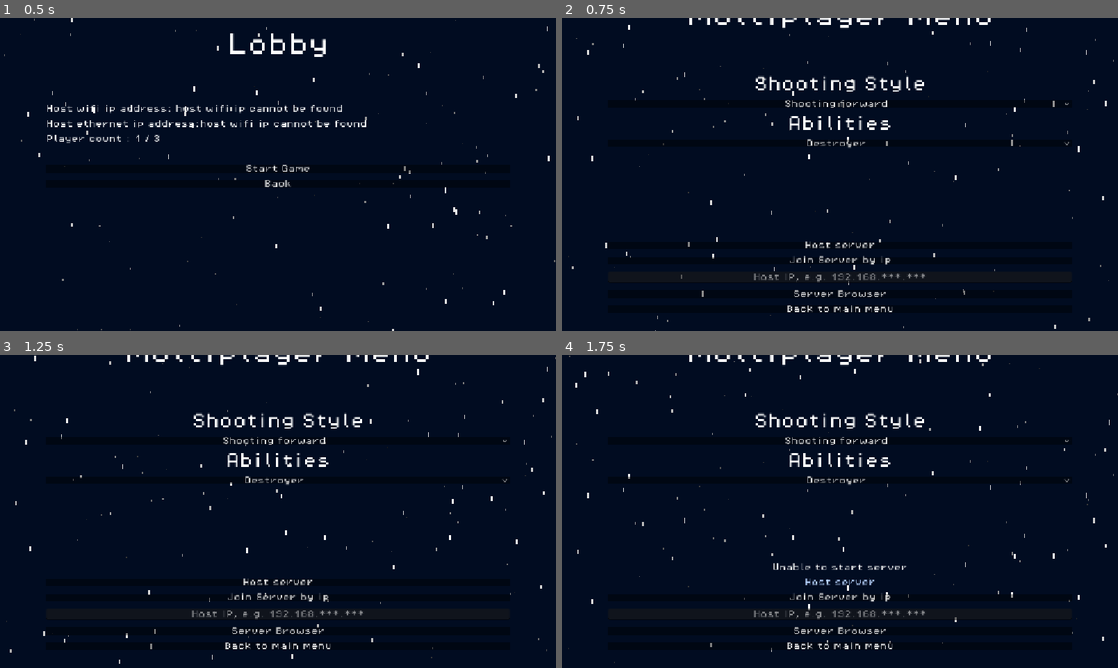
Above: before the commit, frames 1-4 (two rows, left to right).
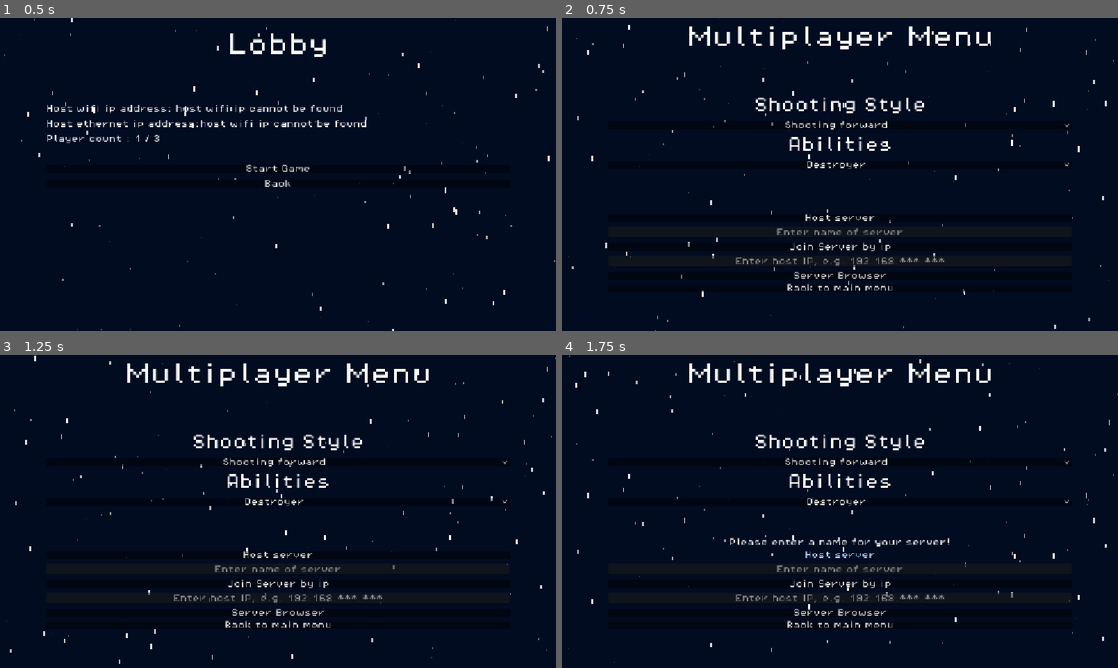
Above: after the commit, the same moments.

Repository: Draftier/Geometric-Invasion-CSS-497
Game: Godot game, scene res://multiplayer_lobby_menu.tscn
Two runs of this game, one before a commit and one after it. Both use one fixed random seed, a clock stepped at 60 frames per second and the inputs below. This scene is started directly instead of the project's main scene. The engine's default icon, where the game draws it, is replaced by a stand-in: a white triangle on a blue panel in a dark square.
Inputs:
- Up to frame 1 (0.5 s): no input
- Up to frame 2 (0.75 s): click "Back" at 0.5 s
- Up to frame 3 (1.25 s): no input
- Up to frame 4 (1.75 s): click "Host server" at 1.25 s

Frame 1 is identical in both runs. In frame 2, 5.2% of the frame differs, in the area x 11-92%, y 0-94%; in frame 3, 5.2%; in frame 4, 5.7%, in the area x 11-92%, y 0-95%.
Error before the commit: Invalid assignment of property or key 'name' with value of type 'String' on a base object of type 'GDScript'. (res://network_manager.gd:203)

Commit message:
Added code to broadcast server information packets

Diff:
--- a/geometric-invasion/multiplayer_lobby_menu.gd
+++ b/geometric-invasion/multiplayer_lobby_menu.gd
@@ -7,12 +7,17 @@
 @onready var start_game_warning_label = %StartGameWarningLabel
 @onready var ethernet_ip_label = %EthernetIpLabel
 
+@onready var broad_cast_timer : Timer = %BroadcastTimer
+
 # Variable to keep track of the number of players
 var num_players : int = 0
 
 func _ready() -> void:
-	# Start broadcasting to the clients
-	NetworkManager.set_up_broadcast_port("Foo")
+	# Setup the broadcast port
+	NetworkManager.set_up_broadcast_port(NetworkManager.server_dictionary.name)
+
+	# Start broadcasting to clients
+	broad_cast_timer.start()
 
 	# Connecting signals to update number of players based on
 	# - Peer connected
@@ -93,3 +98,6 @@
 func _update_player_count() -> void:
 	num_players = multiplayer.get_peers().size() + 1
 	player_count_label.text = "Player count : " + str(num_players) + " / 3"
+
+func _on_broadcast_timer_timeout() -> void:
+	NetworkManager.broadcast_server_information()
--- a/geometric-invasion/multiplayer_lobby_menu.tscn
+++ b/geometric-invasion/multiplayer_lobby_menu.tscn
@@ -84,5 +84,9 @@
 theme_override_font_sizes/font_size = 48
 horizontal_alignment = 1
 
+[node name="BroadcastTimer" type="Timer" parent="." unique_id=1694062293]
+unique_name_in_owner = true
+
 [connection signal="pressed" from="MarginContainer/Lobby/MarginContainer/VBoxContainer/StartGameButton" to="." method="_on_start_game_button_pressed"]
 [connection signal="pressed" from="MarginContainer/Lobby/MarginContainer/VBoxContainer/BackButton" to="." method="_on_back_button_pressed"]
+[connection signal="timeout" from="BroadcastTimer" to="." method="_on_broadcast_timer_timeout"]
--- a/geometric-invasion/network_manager.gd
+++ b/geometric-invasion/network_manager.gd
@@ -26,7 +26,7 @@
 class ServerInfo:
 	var server_ip : String
 	var server_port : int
-	var server_dictionary
+	var server_dictionary : Dictionary = {}
 
 # Dictionary sent from server to clients to represent server name and player count
 var server_dictionary = {"name":"name", "player_count": 0}
@@ -198,10 +198,10 @@
 		print("Failed to bind to listen port!")
 
 func set_up_broadcast_port(name : String) -> void:
-	var server_info = ServerInfo
-
-	server_info.name = name
-	server_info.player_count = multiplayer.get_peers().size() + 1
+	var server_info = ServerInfo.new()
+
+	server_info.server_dictionary["name"] = name
+	server_info.server_dictionary["player_count"] = multiplayer.get_peers().size() + 1
 
 	broadcast_peer = PacketPeerUDP.new()
 	broadcast_peer.set_broadcast_enabled(true)
@@ -213,11 +213,10 @@
 		print("Failed to bind to broadcast port")
 
 func obtain_server_information() -> ServerInfo:
-	var current_info = ServerInfo
+	var current_info = ServerInfo.new()
 
 	if listen_peer.get_available_packet_count() > 0:
 		# Obtain information from packet header
-		current_info.ip = listen_peer.get_packet_ip()
 		current_info.server_ip = listen_peer.get_packet_ip()
 		current_info.server_port = listen_peer.get_packet_port()
 
@@ -230,15 +229,16 @@
 
 		# Return server information
 		return current_info
-
 	return null
 
 func broadcast_server_information() -> void:
-	var server_info = ServerInfo
-
-	server_info.name = name
-	server_info.player_count = multiplayer.get_peers().size() + 1
-
-	var data = JSON.stringify(server_info)
+	var server_info = ServerInfo.new()
+
+	server_info.server_dictionary["name"] = name
+	server_info.server_dictionary["player_count"] = multiplayer.get_peers().size() + 1
+
+	var data = JSON.stringify(server_info.server_dictionary)
 	var packet = data.to_ascii_buffer()
 	broadcast_peer.put_packet(packet)
+
+	print("Broadcasting server info")
--- a/geometric-invasion/scenes/UI/multiplayer_choice_menu.gd
+++ b/geometric-invasion/scenes/UI/multiplayer_choice_menu.gd
@@ -3,6 +3,7 @@
 @onready var host_button = %HostButton
 @onready var ip_input = %IpInput
 @onready var error_label = %ErrorLabel
+@onready var server_name_input = %ServerNameInput
 
 @onready var ability_dropdown = %AbilityOptions
 @onready var shoot_style_dropdown = %ShootOptions
@@ -27,12 +28,21 @@
 		"Shooting forward and side": Global.player =  load("res://scenes/Player/player_shooting_style_two.tscn")
 
 func _on_host_button_pressed() -> void:
+	if server_name_input.text == "":
+		error_label	.text = "Please enter a name for your server!"
+		var timer = get_tree().create_timer(3.0)
+		await timer.timeout
+		error_label.text = ""
+		return
+
 	if !NetworkManager.start_server():
 		error_label.text = "Unable to start server"
 		var timer = get_tree().create_timer(1.0)
 		await timer.timeout
 		error_label.text = ""
 		return
+
+	NetworkManager.server_dictionary.name = server_name_input.text
 
 	get_tree().change_scene_to_file("res://multiplayer_lobby_menu.tscn")
 
--- a/geometric-invasion/scenes/UI/multiplayer_choice_menu.tscn
+++ b/geometric-invasion/scenes/UI/multiplayer_choice_menu.tscn
@@ -51,7 +51,6 @@
 theme_override_constants/margin_left = 64
 theme_override_constants/margin_top = 96
 theme_override_constants/margin_right = 64
-theme_override_constants/margin_bottom = 64
 
 [node name="VBoxContainer" type="VBoxContainer" parent="MarginContainer/MultiplayerMenu/MarginContainer2" unique_id=81057590]
 layout_mode = 2
@@ -97,13 +96,13 @@
 [node name="MarginContainer" type="MarginContainer" parent="MarginContainer/MultiplayerMenu" unique_id=732092323]
 layout_mode = 2
 theme_override_constants/margin_left = 64
-theme_override_constants/margin_top = 96
+theme_override_constants/margin_top = 64
 theme_override_constants/margin_right = 64
 theme_override_constants/margin_bottom = 64
 
 [node name="VBoxContainer" type="VBoxContainer" parent="MarginContainer/MultiplayerMenu/MarginContainer" unique_id=1421020390]
 layout_mode = 2
-theme_override_constants/separation = 15
+theme_override_constants/separation = 10
 
 [node name="ErrorLabel" type="Label" parent="MarginContainer/MultiplayerMenu/MarginContainer/VBoxContainer" unique_id=1805600993]
 unique_name_in_owner = true
@@ -116,6 +115,12 @@
 theme_override_styles/normal = ExtResource("3_cfko7")
 text = "Host server"
 
+[node name="ServerNameInput" type="LineEdit" parent="MarginContainer/MultiplayerMenu/MarginContainer/VBoxContainer" unique_id=646848237]
+unique_name_in_owner = true
+layout_mode = 2
+placeholder_text = "Enter name of server"
+alignment = 1
+
 [node name="JoinByIp" type="Button" parent="MarginContainer/MultiplayerMenu/MarginContainer/VBoxContainer" unique_id=1979438574]
 layout_mode = 2
 theme_override_styles/normal = ExtResource("3_cfko7")
@@ -124,7 +129,7 @@
 [node name="IpInput" type="LineEdit" parent="MarginContainer/MultiplayerMenu/MarginContainer/VBoxContainer" unique_id=1162111617]
 unique_name_in_owner = true
 layout_mode = 2
-placeholder_text = "Host IP, e.g. 192.168.***.***"
+placeholder_text = "Enter host IP, e.g. 192.168.***.***"
 alignment = 1
 
 [node name="OpenServerBrowser" type="Button" parent="MarginContainer/MultiplayerMenu/MarginContainer/VBoxContainer" unique_id=332209589]
--- a/geometric-invasion/server_browser.gd
+++ b/geometric-invasion/server_browser.gd
@@ -29,4 +29,4 @@
 	if server_info == null:
 		return
 	else:
-		print("server ip: " + server_info.server_ip + " server port: " + server_info.server_port + " server info: " + str(server_info.server_dictionary))
+		print("server ip: " + server_info.server_ip + " server port: " + str(server_info.server_port) + " server info: " + str(server_info.server_dictionary))
